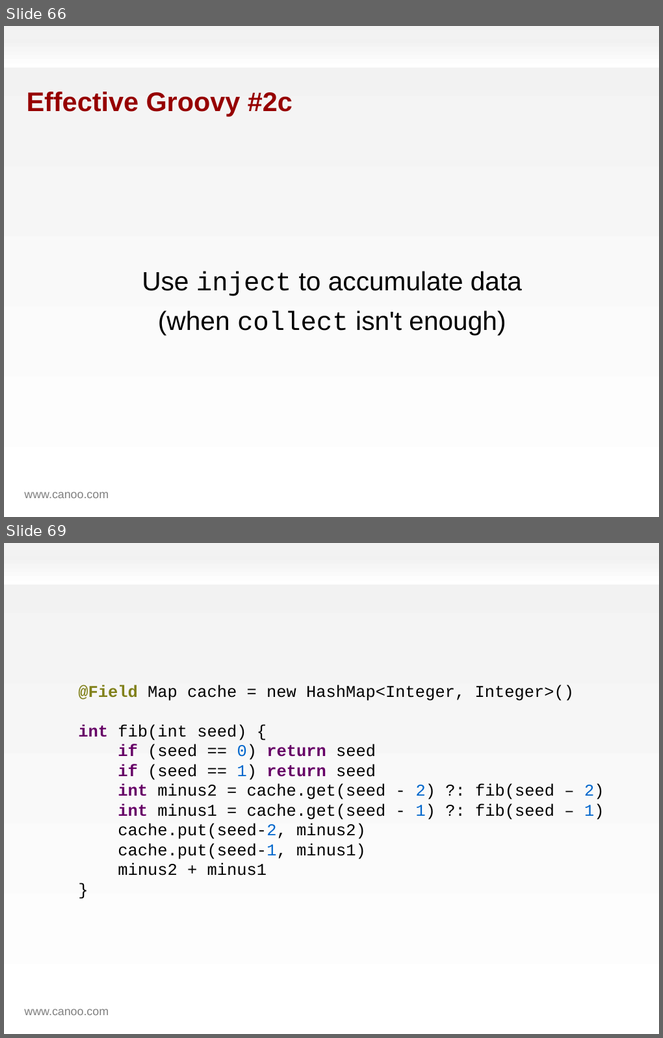
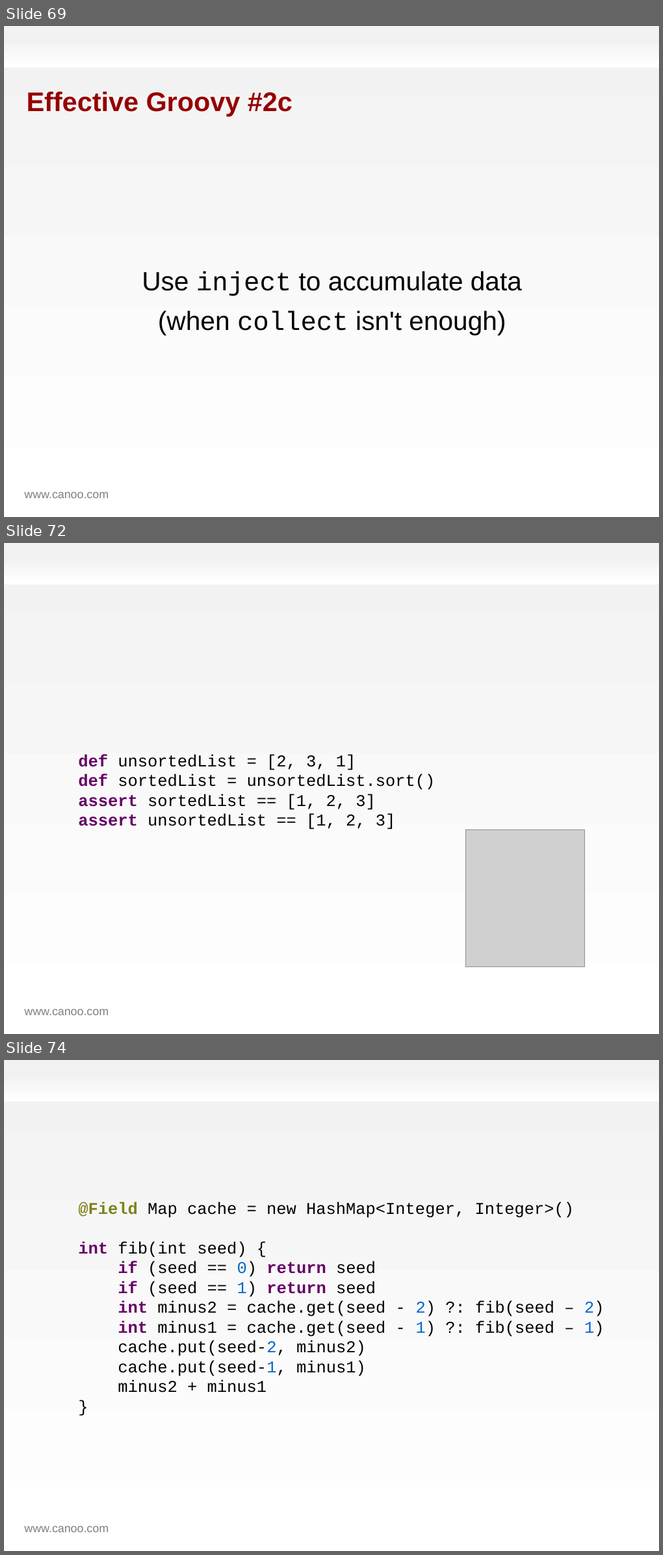
Before and after one commit to HamletDRC/presentations, a slide deck: effectivegroovy/effectivegroovy_gr82011.odp. Shown one above the other, each under a label of ours: slides 66 and 69 before the commit, slides 69, 72 and 74 after it; the slides between them are not shown. The pictures are 663x1038 and 663x1555 pixels, drawn with LibreOffice and Linux fonts; fonts in the diff are those of the drawing; grey boxes stand for pictures; background and template pictures are left out. Boxes give left, top, right and bottom in pixels: in the first picture for what was removed or moved away, otherwise in the second. Text is boxed around its words. In the diff, an @@ line names an element or a change of style, - is before the commit and + after.

```diff
--- a/effectivegroovy/effectivegroovy_gr82011.odp
+++ b/effectivegroovy/effectivegroovy_gr82011.odp
@@ slide 72 added at <box>4,543,659,1034</box>, background gradient #F2F2F2 to #FFFFFF; not listed: 2 template elements that a slide beside it also shows @@
@@ text added at <box>78,754,436,830</box>, 20 pt, text #000000 @@
+def unsortedList = [2, 3, 1]
+def sortedList = unsortedList.sort()
+assert sortedList == [1, 2, 3]
+assert unsortedList == [1, 2, 3]
@@ picture added at <box>467,830,586,967</box> @@
@@ what was slide 66 is now slide 69 @@
@@ what was slide 69 is now slide 74 @@
```
Also in this commit, not shown: 10 slides changed, 34 other slides added, 5 other files.
